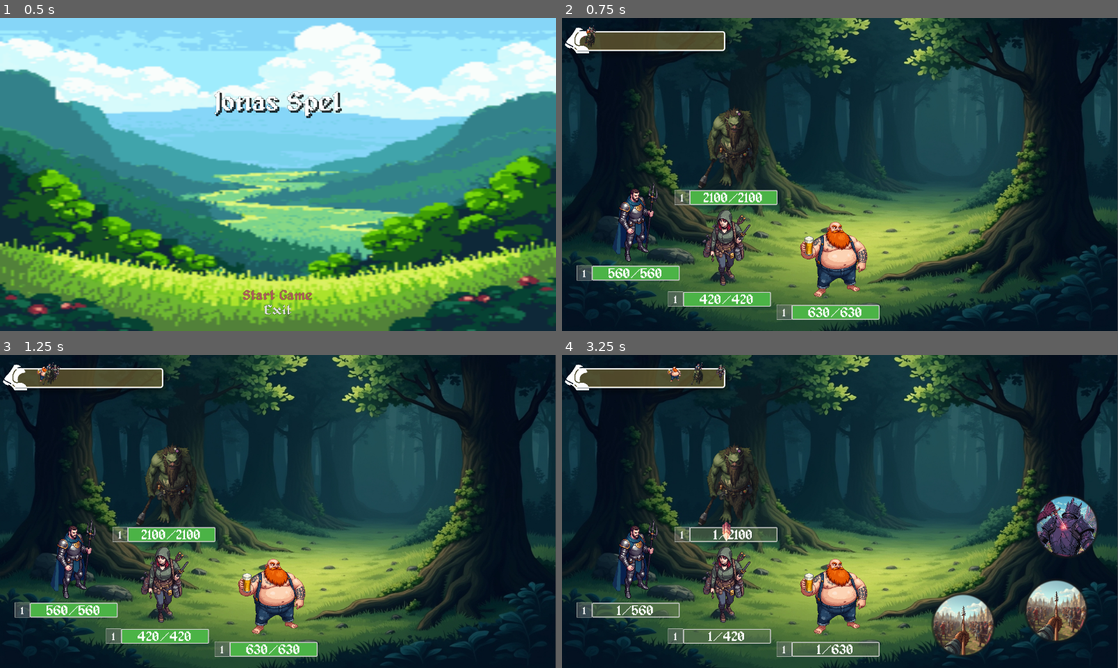
Above: before the commit, frames 1-4 (two rows, left to right).
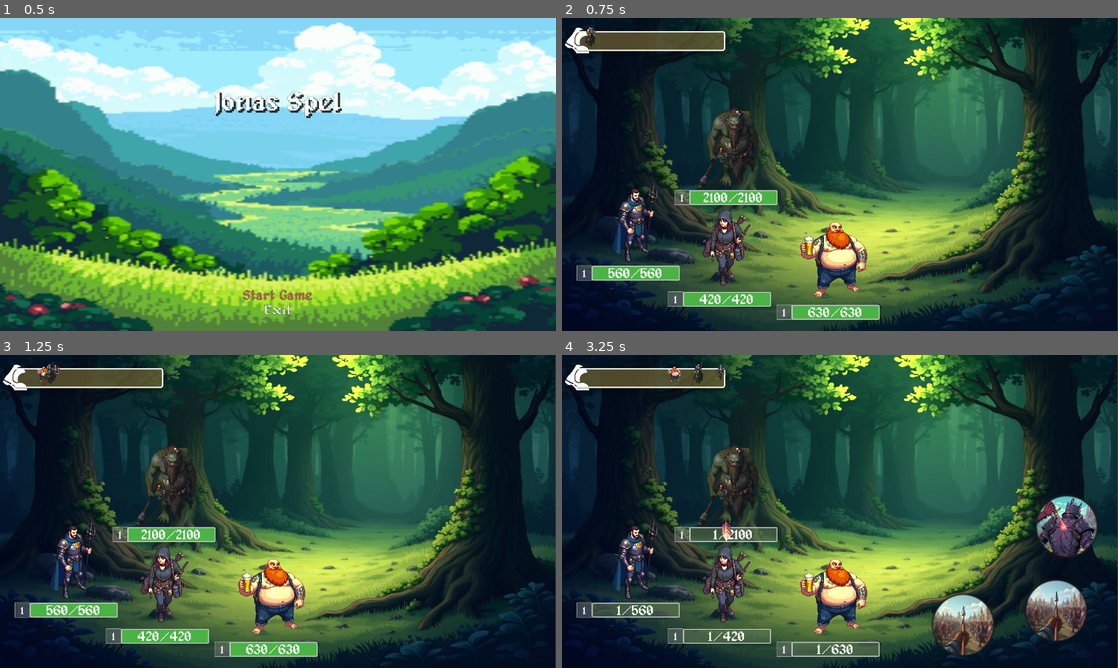
Above: after the commit, the same moments.

Repository: Pensho/Champ_Collector_2
Game: Godot game, scene res://Scenes/main.tscn
The game is run twice, just before and just after one commit, with the same random seed, the same clock (stepped at 60 frames per second) and the same inputs.
Inputs (mouse positions are in pixels of both pictures, inside the frame that each line leads up to):
- Up to frame 1 (0.5 s): no input
- Up to frame 2 (0.75 s): click "Start Game" at 0.5 s
- Up to frame 3 (1.25 s): no input
- Up to frame 4 (3.25 s): click (634, 558) at 1.27 s; hold M 2.03-2.78 s; hold A from 2.78 s (still down); tap M at 2.85 s

Frame 1 is identical in both runs. In frame 2, 18% of the frame differs, in the area x 0-85%, y 0-94%; in frame 3, 18%; in frame 4, 18%, in the area x 0-95%, y 0-96%.

Commit message:
Lighting upgrade, global light
Added a global negative light to allow placement of more locational light sources.

Diff:
--- /dev/null
+++ b/Assets/Champ Collector/Material/SkillMaterialShader.tres
@@ -0,0 +1,9 @@
+[gd_resource type="ShaderMaterial" load_steps=2 format=3 uid="uid://btoxlv6hhnxp6"]
+
+[ext_resource type="Shader" uid="uid://bxqgowk0maklx" path="res://Assets/Champ Collector/Shaders/battle_ui_button.gdshader" id="1_ye1pi"]
+
+[resource]
+shader = ExtResource("1_ye1pi")
+shader_parameter/radius = 0.5
+shader_parameter/feather = 0.03
+shader_parameter/center = Vector2(0.5, 0.5)
--- a/Data/Battle_Variants/Battle_Militia.tres
+++ b/Data/Battle_Variants/Battle_Militia.tres
@@ -10,4 +10,5 @@
 _enemies_wave_2 = Array[ExtResource("1_jbr18")]([])
 _enemies_wave_3 = Array[ExtResource("1_jbr18")]([])
 _location = "res://Assets/Champ Collector/Scenery/Troll battle area/Troll_battle_area_2.jpg"
+_global_scene_light = Color(1, 1, 0, 1)
 metadata/_custom_type_script = "uid://bjtnao6fgl8go"
--- a/Data/Battle_Variants/Battle_Troll.tres
+++ b/Data/Battle_Variants/Battle_Troll.tres
@@ -10,4 +10,5 @@
 _enemies_wave_2 = Array[ExtResource("1_bjutu")]([])
 _enemies_wave_3 = Array[ExtResource("1_bjutu")]([])
 _location = "res://Assets/Champ Collector/Scenery/Troll battle area/Troll_battle_area_7.jpg"
+_global_scene_light = Color(1, 1, 0, 1)
 metadata/_custom_type_script = "uid://bjtnao6fgl8go"
--- a/Scenes/battle.tscn
+++ b/Scenes/battle.tscn
@@ -7,6 +7,7 @@
 [ext_resource type="PackedScene" uid="uid://dvvopn2yuy4wr" path="res://Scenes/Characters/Character_Battle_Repr.tscn" id="3_ww2ai"]
 [ext_resource type="Texture2D" uid="uid://cjcnam176bh58" path="res://Assets/Champ Collector/Icons/Indicator_Arrow/Indicator_Arrow_0001.png" id="5_pd5xk"]
 [ext_resource type="Texture2D" uid="uid://byq61tt3abjd8" path="res://Assets/Champ Collector/Light/Point_Light.tres" id="6_lrv64"]
+[ext_resource type="Material" uid="uid://2tvv2h51laxc" path="res://Assets/Champ Collector/Material/Unshaded.tres" id="6_qeyqd"]
 
 [sub_resource type="CanvasTexture" id="CanvasTexture_heh15"]
 diffuse_texture = ExtResource("2_qeyqd")
@@ -15,6 +16,13 @@
 [node name="Battle" type="Node2D" node_paths=PackedStringArray("_character_repr")]
 script = ExtResource("1_oxf17")
 _character_repr = [NodePath("Character_1"), NodePath("Character_2"), NodePath("Character_3"), NodePath("Enemy_1"), NodePath("Enemy_2"), NodePath("Enemy_3")]
+
+[node name="DirectionalLight2D" type="DirectionalLight2D" parent="."]
+light_mask = 1024
+visibility_layer = 1024
+color = Color(1, 1, 0, 1)
+blend_mode = 1
+height = 0.25
 
 [node name="BattleBackground" type="TextureRect" parent="."]
 unique_name_in_owner = true
@@ -57,6 +65,7 @@
 _character_repr = [NodePath("../Character_1"), NodePath("../Character_2"), NodePath("../Character_3"), NodePath("../Enemy_1"), NodePath("../Enemy_2"), NodePath("../Enemy_3")]
 
 [node name="Turn_Indicator" type="TextureRect" parent="."]
+material = ExtResource("6_qeyqd")
 offset_left = -100.0
 offset_right = -50.0
 offset_bottom = 50.0
@@ -64,20 +73,13 @@
 expand_mode = 1
 
 [node name="PointLight2D" type="PointLight2D" parent="."]
-visible = false
 position = Vector2(801, -60.0001)
 scale = Vector2(19.1288, 19.1288)
-color = Color(0.721569, 0.627451, 0.180392, 0.298039)
-energy = 1.77
+color = Color(0.721569, 0.627451, 0.180392, 1)
+energy = 1.91
 texture = ExtResource("6_lrv64")
 texture_scale = 2.31
 height = 35.0
-
-[node name="CanvasModulate" type="CanvasModulate" parent="."]
-visible = false
-light_mask = 2
-visibility_layer = 2
-color = Color(0.724643, 0.724643, 0.724643, 1)
 
 [connection signal="battle_target_selected" from="Character_1" to="." method="_on_character_battle_target_selected"]
 [connection signal="battle_target_selected" from="Character_2" to="." method="_on_character_battle_target_selected"]
--- a/Scenes/battle_ui.tscn
+++ b/Scenes/battle_ui.tscn
@@ -5,6 +5,7 @@
 [ext_resource type="Material" uid="uid://2tvv2h51laxc" path="res://Assets/Champ Collector/Material/Unshaded.tres" id="2_d07u5"]
 [ext_resource type="Shader" uid="uid://bxqgowk0maklx" path="res://Assets/Champ Collector/Shaders/battle_ui_button.gdshader" id="2_scq05"]
 [ext_resource type="Texture2D" uid="uid://dttmv410f1bo5" path="res://Assets/Champ Collector/Icons/Abilities/Stab/Stab_3.jpg" id="4_4blpl"]
+[ext_resource type="Material" uid="uid://btoxlv6hhnxp6" path="res://Assets/Champ Collector/Material/SkillMaterialShader.tres" id="4_d07u5"]
 [ext_resource type="Texture2D" uid="uid://ctbnnvhe6erv0" path="res://Assets/Champ Collector/Icons/Abilities/Bolas/Bolas_2.jpg" id="4_nm010"]
 [ext_resource type="Texture2D" uid="uid://desu7vr6la0bf" path="res://Assets/Champ Collector/Icons/Abilities/Smoke_Screen/Smoke_Screen_5.jpg" id="6_scq05"]
 
@@ -22,12 +23,6 @@
 shadow_color = Color(0, 0, 0, 0.294118)
 shadow_size = 13
 shadow_offset = Vector2(0, 4)
-
-[sub_resource type="ShaderMaterial" id="ShaderMaterial_d07u5"]
-shader = ExtResource("2_scq05")
-shader_parameter/radius = 0.5
-shader_parameter/feather = 0.03
-shader_parameter/center = Vector2(0.5, 0.5)
 
 [sub_resource type="ShaderMaterial" id="ShaderMaterial_6lbqc"]
 shader = ExtResource("2_scq05")
@@ -63,6 +58,7 @@
 theme_override_styles/panel = SubResource("StyleBoxFlat_4blpl")
 
 [node name="Char_1" type="TextureRect" parent="Camera2D/PlayerInfoBox"]
+material = ExtResource("2_d07u5")
 layout_mode = 0
 offset_top = -15.0
 offset_right = 40.0
@@ -70,6 +66,7 @@
 expand_mode = 1
 
 [node name="Char_2" type="TextureRect" parent="Camera2D/PlayerInfoBox"]
+material = ExtResource("2_d07u5")
 layout_mode = 0
 offset_top = -10.0
 offset_right = 40.0
@@ -77,6 +74,7 @@
 expand_mode = 1
 
 [node name="Char_3" type="TextureRect" parent="Camera2D/PlayerInfoBox"]
+material = ExtResource("2_d07u5")
 layout_mode = 0
 offset_top = -5.0
 offset_right = 40.0
@@ -84,12 +82,14 @@
 expand_mode = 1
 
 [node name="Char_4" type="TextureRect" parent="Camera2D/PlayerInfoBox"]
+material = ExtResource("2_d07u5")
 layout_mode = 0
 offset_right = 40.0
 offset_bottom = 40.0
 expand_mode = 1
 
 [node name="Char_5" type="TextureRect" parent="Camera2D/PlayerInfoBox"]
+material = ExtResource("2_d07u5")
 layout_mode = 0
 offset_top = 5.0
 offset_right = 40.0
@@ -97,6 +97,7 @@
 expand_mode = 1
 
 [node name="Char_6" type="TextureRect" parent="Camera2D/PlayerInfoBox"]
+material = ExtResource("2_d07u5")
 layout_mode = 0
 offset_top = 10.0
 offset_right = 40.0
@@ -119,7 +120,7 @@
 
 [node name="Skill_1" type="Button" parent="Camera2D"]
 visible = false
-material = SubResource("ShaderMaterial_d07u5")
+material = ExtResource("4_d07u5")
 offset_left = 209.0
 offset_top = 186.0
 offset_right = 359.0
--- a/Scripts/Worldview/Context_Battle.gd
+++ b/Scripts/Worldview/Context_Battle.gd
@@ -6,5 +6,6 @@
 @export var _enemies_wave_2: Array[CharacterPreset]
 @export var _enemies_wave_3: Array[CharacterPreset]
 @export var _location: String
+@export var _global_scene_light: Color
 
 @warning_ignore_restore("unused_private_class_variable")
--- a/Scripts/battle.gd
+++ b/Scripts/battle.gd
@@ -13,6 +13,9 @@
 @onready var _background: TextureRect = %BattleBackground
 @onready var _turn_indicator: TextureRect = $Turn_Indicator
 @onready var _characters: Dictionary[int, Character]
+@onready var _global_scene_darkness: DirectionalLight2D = $DirectionalLight2D
+@onready var _global_scene_light: PointLight2D = $PointLight2D
+
 
 var _characterIDs_turn: int = -1
 var _selected_skill_ID: int = 0
@@ -27,6 +30,7 @@
 func Init(p_context: ContextContainer) -> void:
 	var battlecontext: Context_Battle = p_context._static_context as Context_Battle
 	_background.texture = load(battlecontext._location)
+	_global_scene_light.color = battlecontext._global_scene_light
 
 	if(battlecontext._enemies_wave_1.is_empty()):
 		print("Accidental load to battle scene without enemies, terminating application")
@@ -128,7 +132,7 @@
 	var character_canvas_texture = CanvasTexture.new()
 	character_canvas_texture.diffuse_texture = load(_characters[p_characterID]._texture)
 	character_canvas_texture.normal_texture = load(_characters[p_characterID]._texture)
-	_character_repr[p_characterID]._character_texture.texture = load(_characters[p_characterID]._texture)
+	_character_repr[p_characterID]._character_texture.texture = character_canvas_texture
 	_character_repr[p_characterID]._lifebar.max_value = _characters[p_characterID]._attributes[Types.Attribute.Health] * Types.HEALTH_MULTIPLIER
 	UpdateLifeBar(p_characterID)
 	_battle_ui._char_turns[p_characterID].texture = load(_characters[p_characterID]._texture)
Not shown: 1 places in Scenes/battle.tscn that only renumber resources
